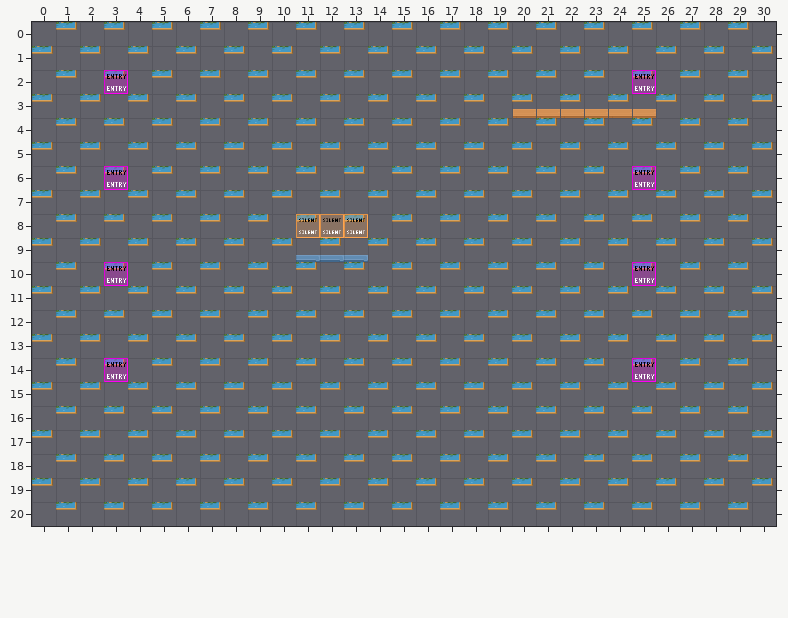
Two versions of a level (Tiled map (JSON), workadventure/maps/gaming-loft.tmj). Above: the version before the commit.
Cells are 32x32 px. Shown: x 0..30, y 0..20. The commit also replaced the tileset; all pictures use the new one.
After the commit:
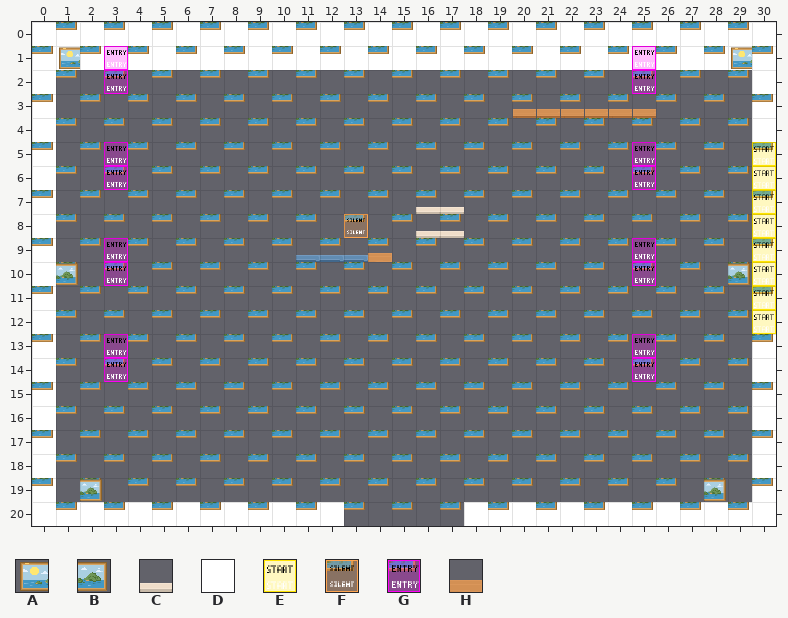
Key: from "WA_Decoration": A 0, B 1; from "WA_Seats": C 1; from "WA_Special_Zones": D 0, E 1, F 3, G 4; from "WA_Tables": H 1.
_ is an empty cell.
Tiles of an added or newly shown layer are drawn over the layers below it.
See-through tiles are keyed as they look on the map.
Diff:
Layer "collisions" (now shown):
y 0..1: x 0..30 _______________________________ -> DDDDDDDDDDDDDDDDDDDDDDDDDDDDDDD
y 2..19: x 0 _ -> D; x 30 _ -> D
y 20: x 0..12 _____________ -> DDDDDDDDDDDDD; x 18..30 _____________ -> DDDDDDDDDDDDD
Layer "walls/walls1":
y 1: x 1 _ -> A; x 29 _ -> A
y 5..7: x 30 _ -> E
y 8: x 11..12 FF -> __; x 30 _ -> E
y 9: x 30 _ -> E
y 10: x 1 _ -> B; x 29..30 __ -> BE
y 11..12: x 30 _ -> E
y 19: x 2 _ -> B; x 28 _ -> B
Layer "walls/walls2":
y 1: x 3 _ -> G; x 25 _ -> G
y 5: x 3 _ -> G; x 25 _ -> G
y 9: x 3 _ -> G; x 25 _ -> G
y 13: x 3 _ -> G; x 25 _ -> G
Layer "furniture/furniture1":
y 7..8: x 16..17 __ -> CC
y 9: x 14 _ -> H
